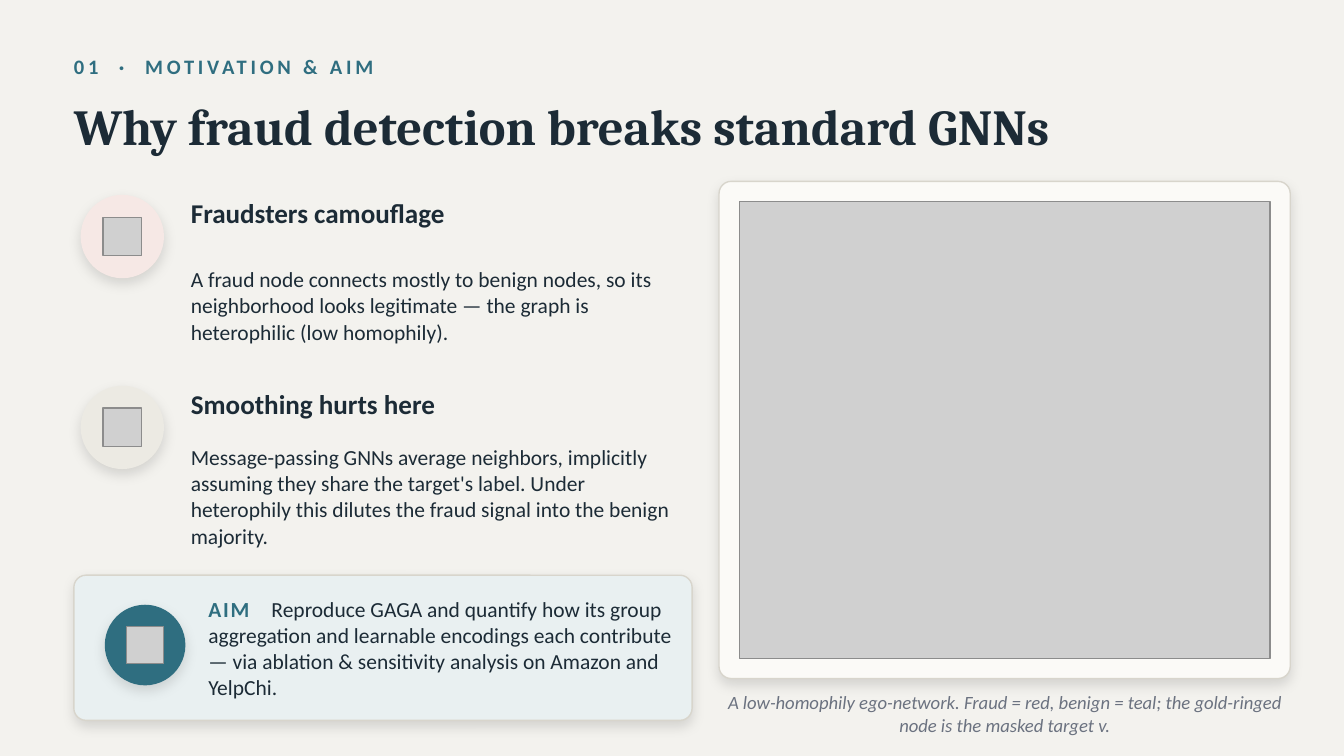
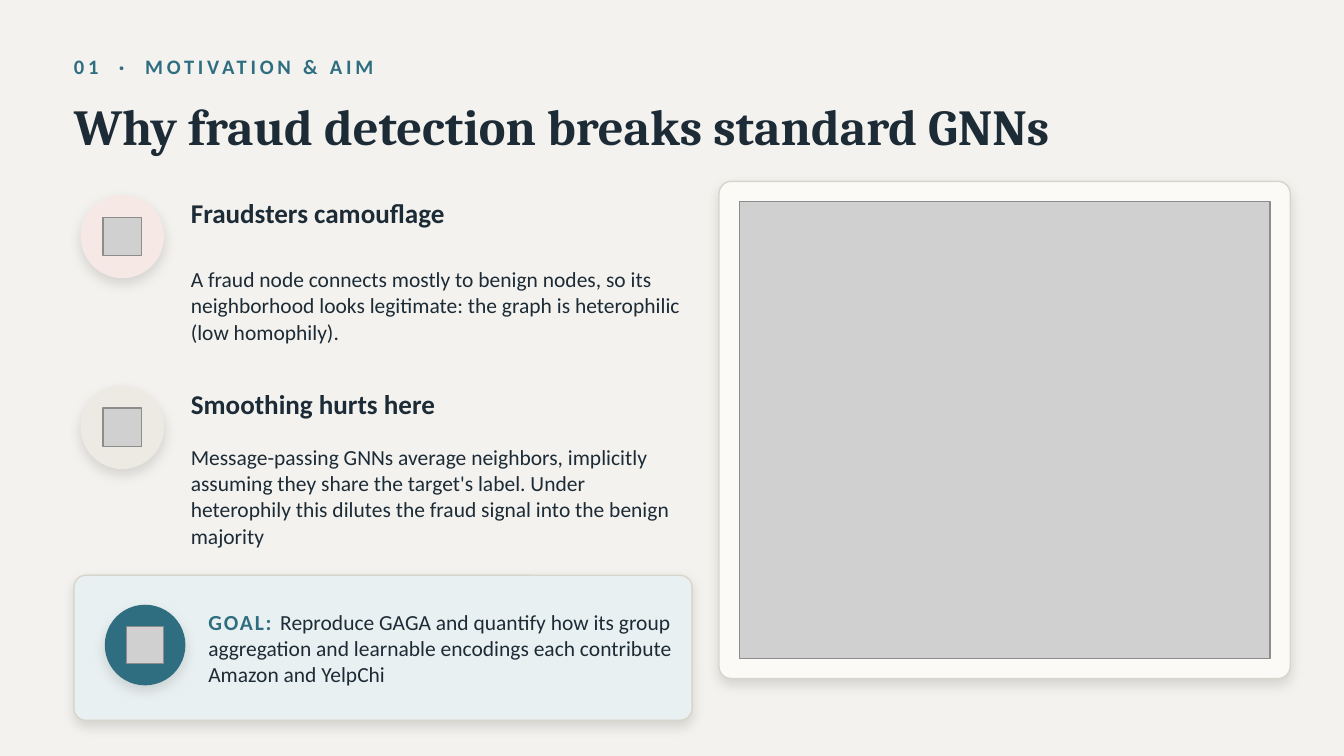
Before and after one commit to Nese2002/GAGA, a slide deck: slide 2 of GAGA_deck.pptx. Drawn at 1344x756 pixels with LibreOffice and Linux fonts; fonts in the diff are those of the drawing; grey boxes stand for pictures. Boxes give left, top, right and bottom in pixels: in the first picture for what was removed or moved away, otherwise in the second. Text is boxed around its words. In the diff, an @@ line names an element or a change of style, - is before the commit and + after.

```diff
--- a/GAGA_deck.pptx
+++ b/GAGA_deck.pptx
@@ text at (x1=191, y1=272, x2=679, y2=344): text changed @@
-A fraud node connects mostly to benign nodes, so its neighborhood looks legitimate — the graph is heterophilic (low homophily).
+A fraud node connects mostly to benign nodes, so its neighborhood looks legitimate: the graph is heterophilic (low homophily).
@@ text at (x1=191, y1=450, x2=669, y2=548): text changed @@
-Message-passing GNNs average neighbors, implicitly assuming they share the target's label. Under heterophily this dilutes the fraud signal into the benign majority.
+Message-passing GNNs average neighbors, implicitly assuming they share the target's label. Under heterophily this dilutes the fraud signal into the benign majority
@@ text at (x1=208, y1=615, x2=671, y2=686): text changed @@
-AIM Reproduce GAGA and quantify how its group aggregation and learnable encodings each contribute — via ablation & sensitivity analysis on Amazon and YelpChi.
+GOAL: Reproduce GAGA and quantify how its group aggregation and learnable encodings each contribute Amazon and YelpChi
@@ text removed at (x1=728, y1=696, x2=1282, y2=735) @@
-A low-homophily ego-network. Fraud = red, benign = teal; the gold-ringed node is the masked target v.
```
Also in this commit, not shown: 3 other slides changed, 22 other files.
